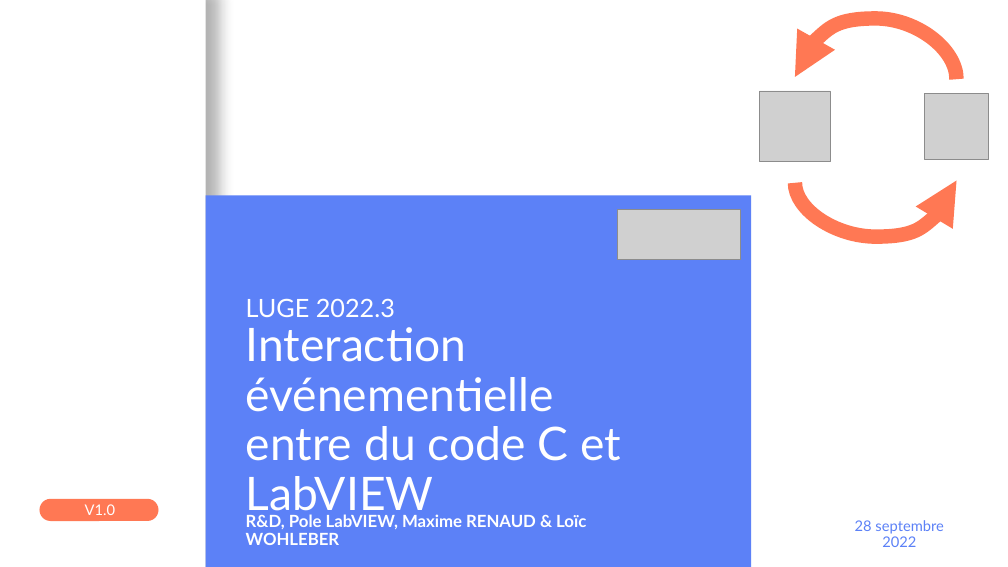
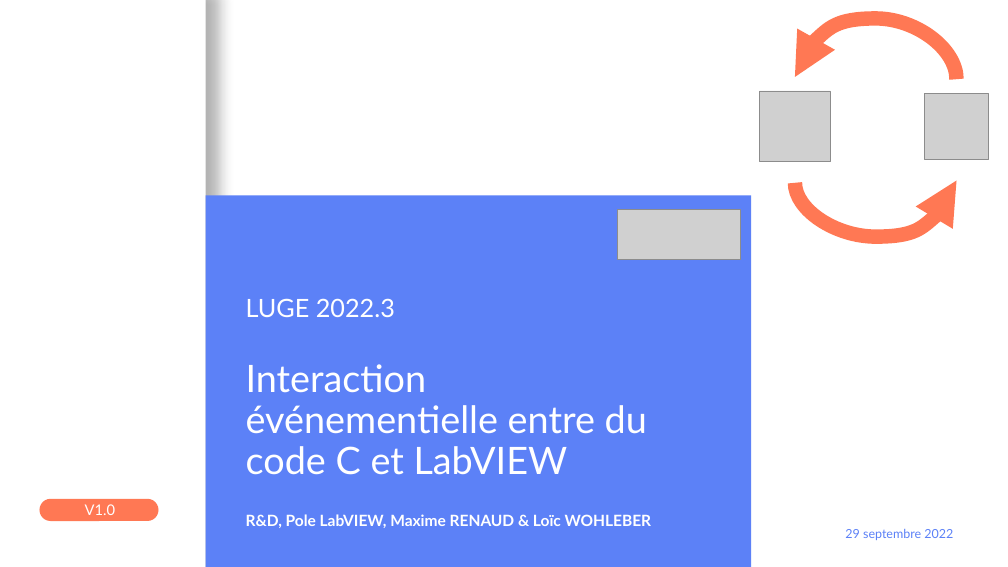
Before and after one commit to Loysse/PostLVUserEvent_Demo, a slide deck: slide 1 of Interaction événementielle entre du code C et LabVIEW.pptx. Drawn at 1008x567 pixels with LibreOffice and Linux fonts; fonts in the diff are those of the drawing; grey boxes stand for pictures; background and template pictures are left out. Boxes give left, top, right and bottom in pixels: in the first picture for what was removed or moved away, otherwise in the second. Text is boxed around its words. In the diff, an @@ line names an element or a change of style, - is before the commit and + after.

Commit message:
Update font

```diff
--- a/Interaction événementielle entre du code C et LabVIEW.pptx
+++ b/Interaction événementielle entre du code C et LabVIEW.pptx
@@ title "Interaction événementielle entre du code ..." at (246,364,647,475): size 44 to 36 pt @@
@@ text "R&D, Pole LabVIEW, Maxime RENAUD ..." at (246,514,652,528): size 16 to 14.8 pt @@
@@ text at (845,529,953,540): text changed; size 14 to 11.9 pt @@
-28 septembre 2022
+29 septembre 2022
```
Also in this commit, not shown: 7 other slides changed.
